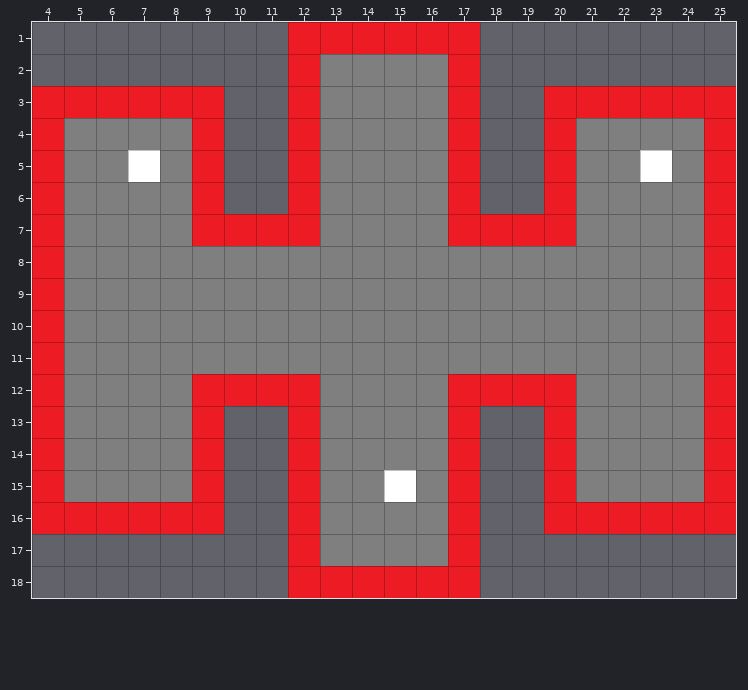
An edit to a level. Tiled map, assets/maps/map01.tmx. Above, as it was before the edit.
Cells are 32x32 px. Shown: x 4..25, y 1..18.
After:
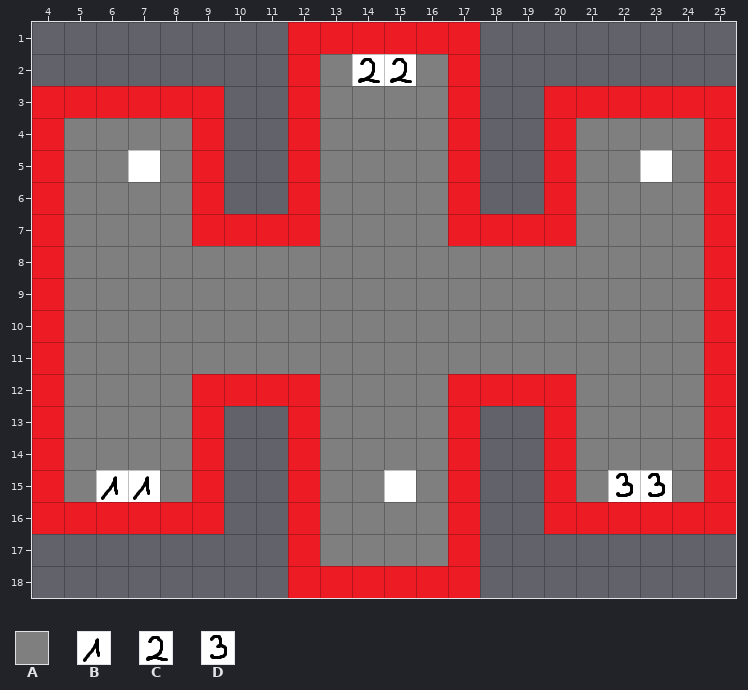
Key: from "test": A 0, B 3, C 4, D 5.
_ is an empty cell, . an unchanged one.
Difference:
--- layer "Kachelebene 1"
@@ x 14..15 @@
- 2 AA
+ 2 CC
@@ x 6..23 @@
-15 AA..............AA
+15 BB..............DD
Pixel boxes of the changes (left, top, right, bottom) in both pictures:
changed: (352, 54, 416, 86)
changed: (96, 470, 160, 502)
changed: (608, 470, 672, 502)
